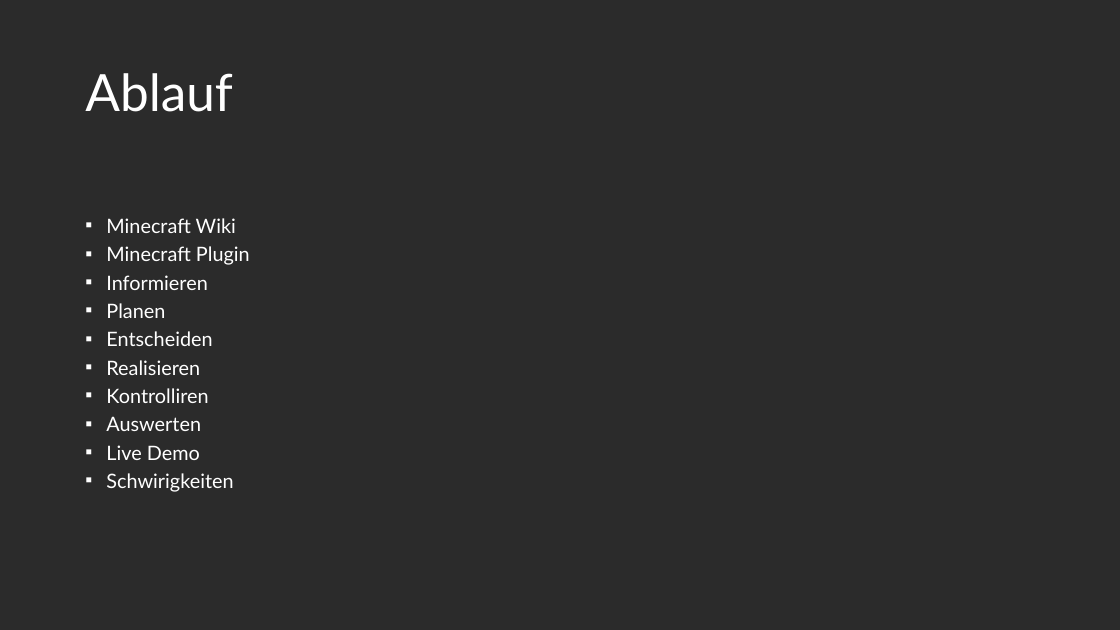
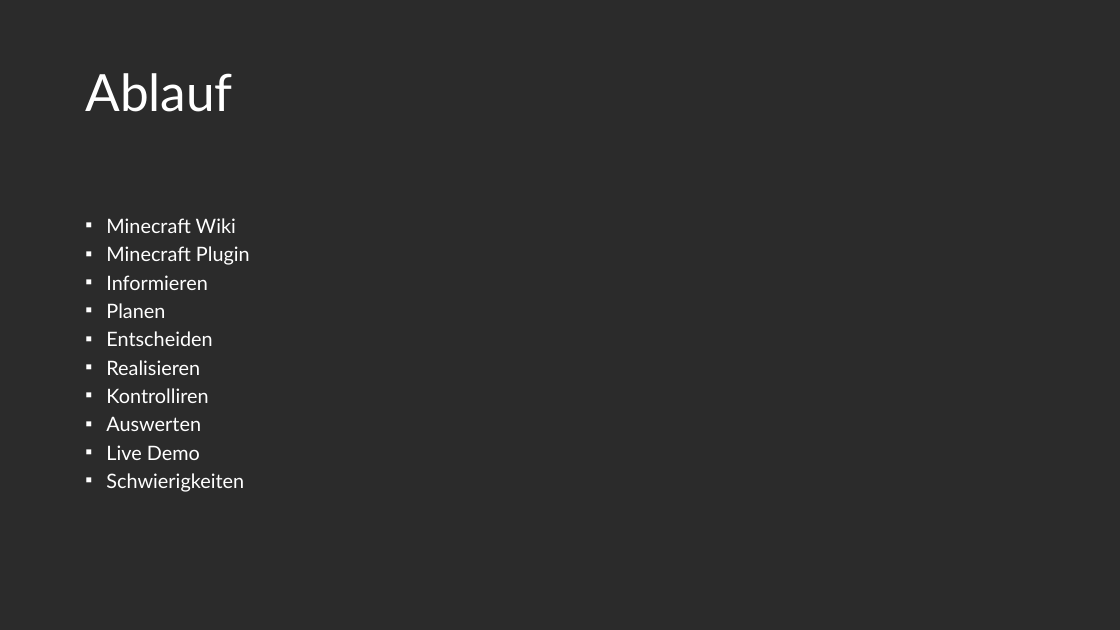
Before and after one commit to The12Forest/BBZW-M431-Wiki, a slide deck: slide 2 of Dokumentation/MinecraftWikiPPTX.pptx. Drawn at 1120x630 pixels with LibreOffice and Linux fonts; fonts in the diff are those of the drawing; background and template pictures are left out; a plain dark background stands for a picture behind light text. Boxes give left, top, right and bottom in pixels: in the first picture for what was removed or moved away, otherwise in the second. Text is boxed around its words. In the diff, an @@ line names an element or a change of style, - is before the commit and + after.

```diff
--- a/Dokumentation/MinecraftWikiPPTX.pptx
+++ b/Dokumentation/MinecraftWikiPPTX.pptx
@@ text at [106, 473, 244, 492]: text changed @@
-▪ Schwirigkeiten
+▪ Schwierigkeiten
```
Also in this commit, not shown: 2 slides added, 1 slide removed.
